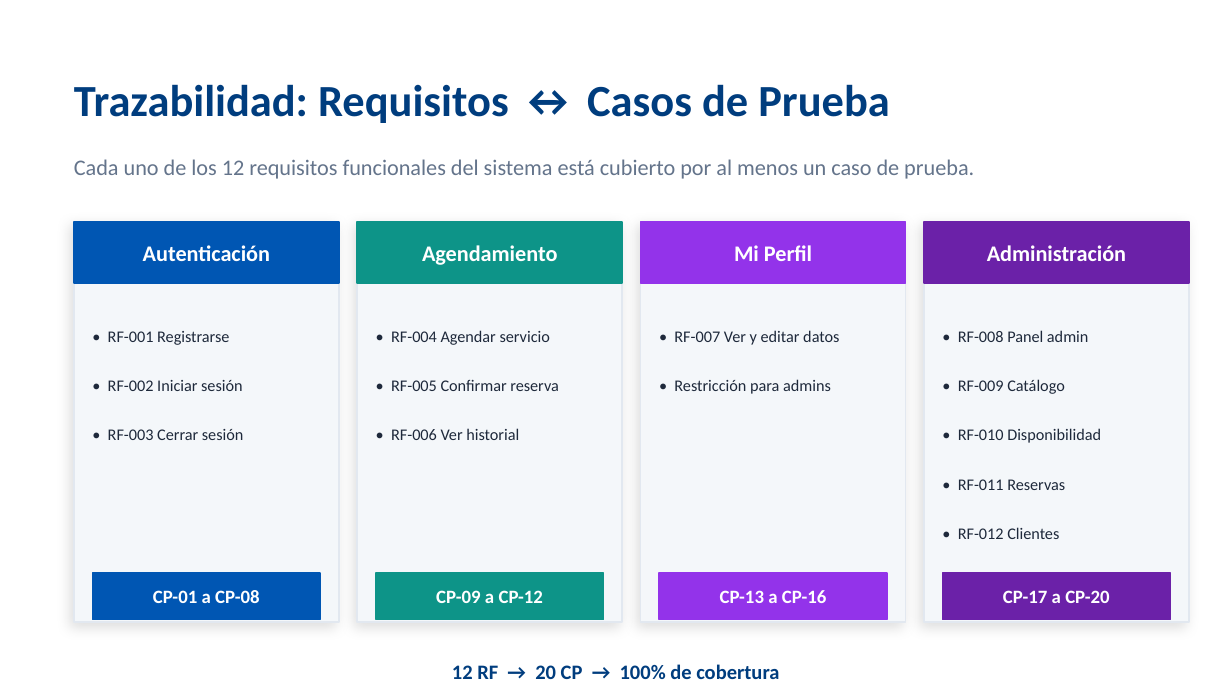
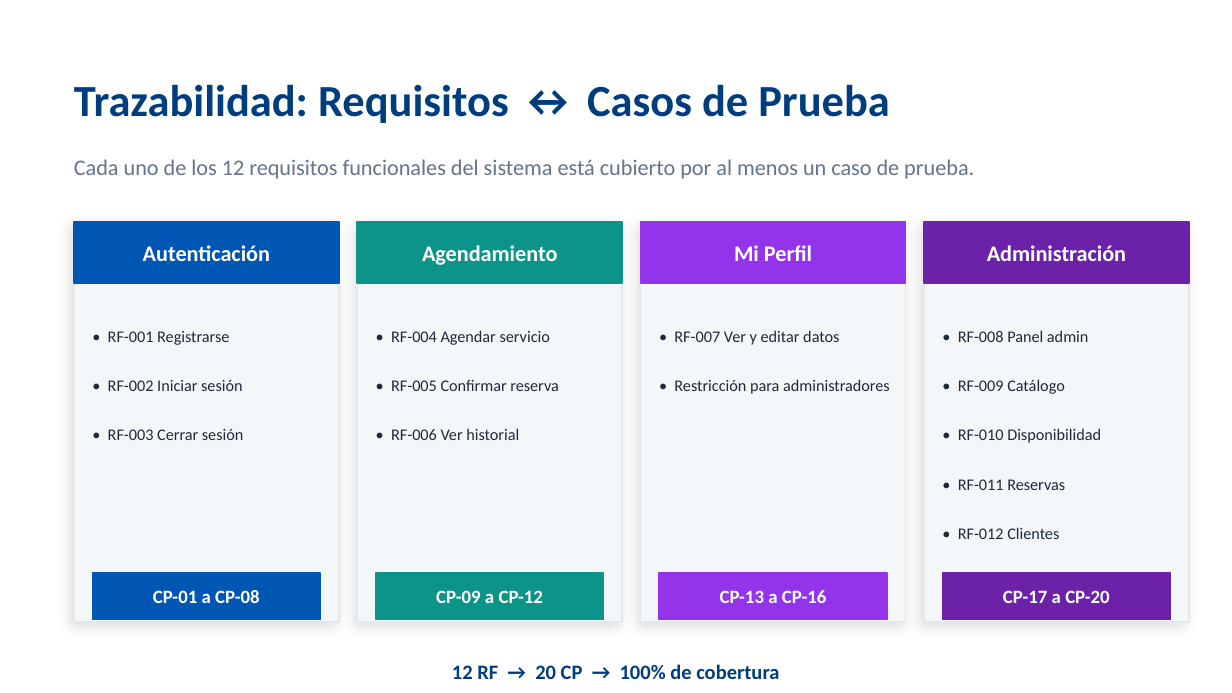
Before and after one commit to cristianoZarate/CFD-Servicios-de-limpieza, a slide deck: slide 7 of Documentación/EP3_Plan_de_Pruebas.pptx. Drawn at 1232x693 pixels with LibreOffice and Linux fonts; fonts in the diff are those of the drawing. Boxes give left, top, right and bottom in pixels: in the first picture for what was removed or moved away, otherwise in the second. Text is boxed around its words. In the diff, an @@ line names an element or a change of style, - is before the commit and + after.

```diff
--- a/Documentación/EP3_Plan_de_Pruebas.pptx
+++ b/Documentación/EP3_Plan_de_Pruebas.pptx
@@ text at (674,379,890,394): text changed @@
-• Restricción para admins
+• Restricción para administradores
```
Also in this commit, not shown: 2 other slides changed, 1 other file.
